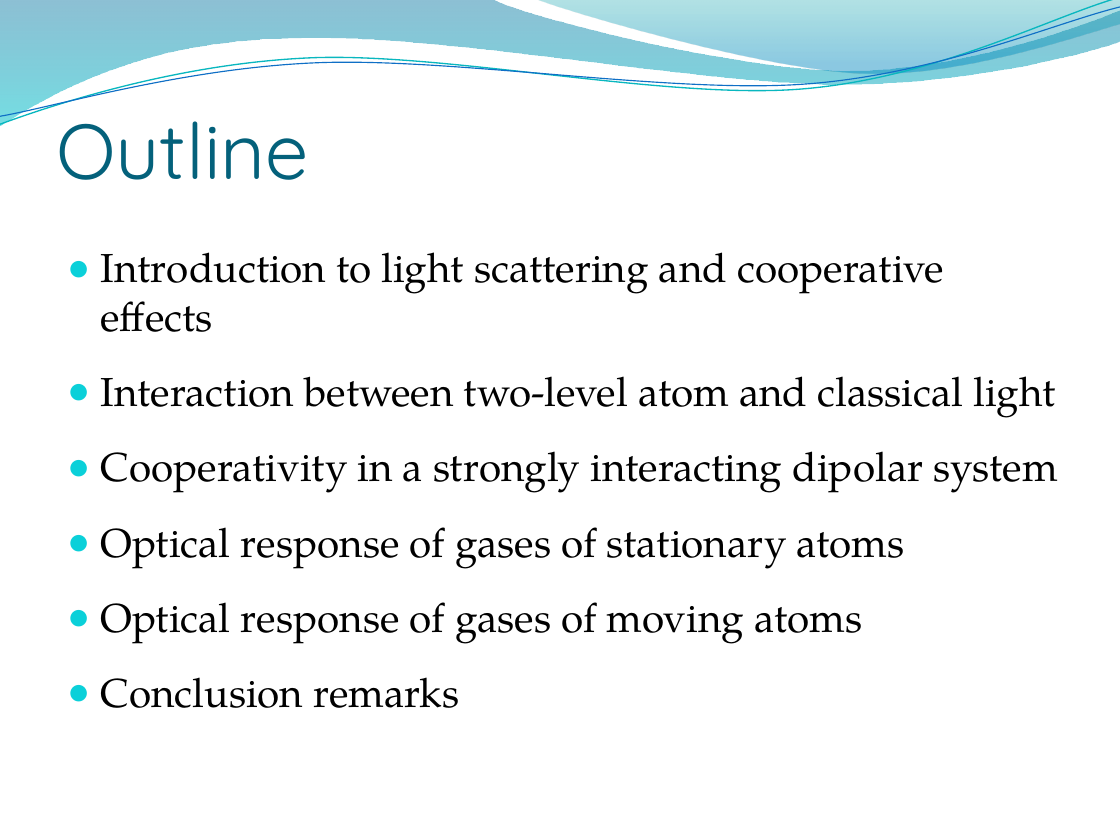
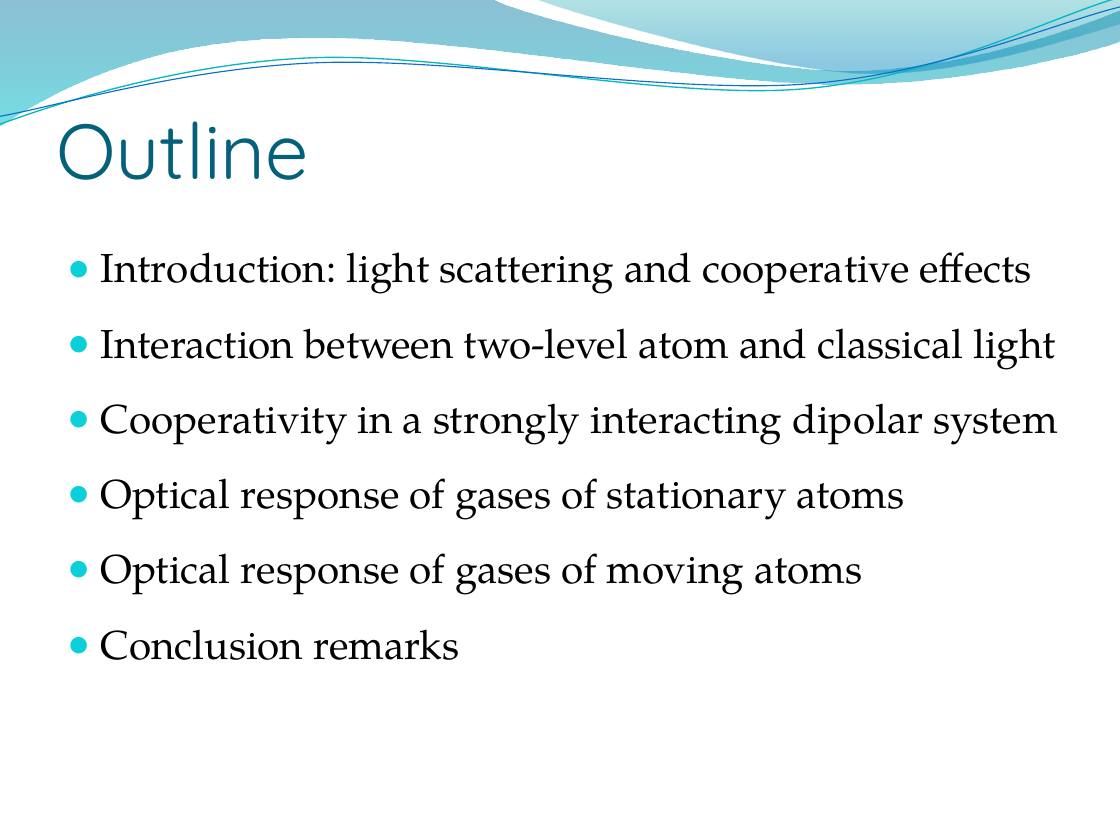
Before and after one commit to garylee213/defense, a slide deck: slide 3 of defense.pptx. Drawn at 1120x840 pixels with LibreOffice and Linux fonts; fonts in the diff are those of the drawing; background and template pictures are left out. Boxes give left, top, right and bottom in pixels: in the first picture for what was removed or moved away, otherwise in the second. Text is boxed around its words. In the diff, an @@ line names an element or a change of style, - is before the commit and + after.

```diff
--- a/defense.pptx
+++ b/defense.pptx
@@ text at box(101, 252, 1032, 294): text changed @@
-● Introduction to light scattering and cooperative effects
+● Introduction: light scattering and cooperative effects
```
Also in this commit, not shown: 1 other slide changed, 4 slides added, 1 slide removed, 6 other files.
